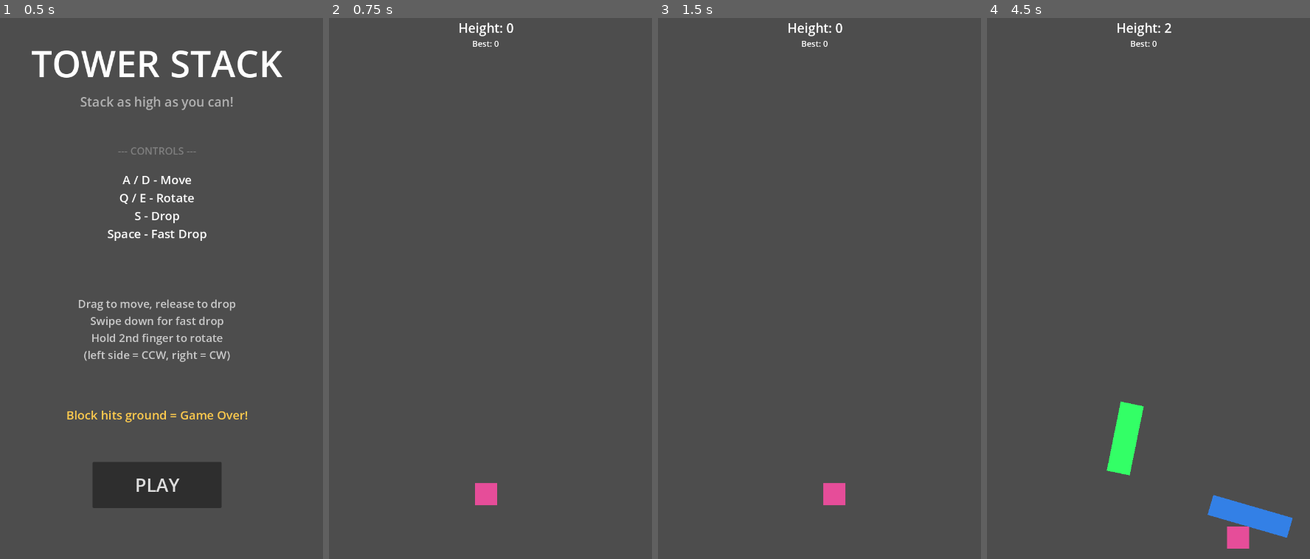
Above: before the commit, frames 1-4 (left to right).
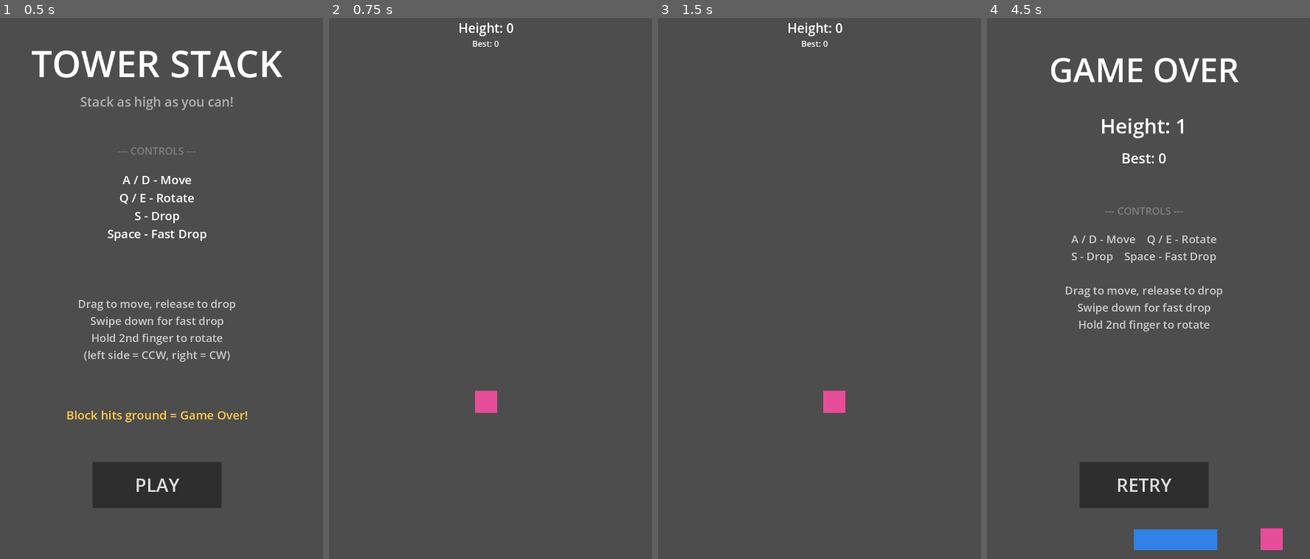
Above: after the commit, the same moments.

Repository: CuriousCrow123/TowerGame
Game: Godot game, scene res://main/main.tscn
Same seed, same stepped clock (60 frames per second), same inputs: the game is played once before the commit and once after it.
Inputs (mouse positions are in pixels of both pictures, inside the frame that each line leads up to):
- Up to frame 1 (0.5 s): no input
- Up to frame 2 (0.75 s): click "PLAY" at 0.5 s
- Up to frame 3 (1.5 s): tap Enter at 1.25 s; move the mouse to (887, 277) at 1.27 s; hold Right from 1.28 s (still down); hold Shift from 1.28 s (still down); click (887, 277) at 1.42 s
- Up to frame 4 (4.5 s): tap Space at 1.52 s; release Right at 2 s; release Shift at 2 s; drag from (1077, 337) to (1125, 423) at 2.02 s; move the mouse to (1177, 174) at 2.77 s; hold Right 2.78-3.5 s; tap Ctrl at 2.85 s; click (1177, 174) at 2.92 s; drag from (1125, 423) to (1045, 218) at 3.52 s; move the mouse to (1242, 391) at 4.27 s; hold Left from 4.28 s (still down); tap E at 4.35 s; click (1242, 391) at 4.42 s

Frame 1 is identical in both runs. In frame 2, 0.6% of the frame differs, in the area x 45-53%, y 68-91%; in frame 3, 0.6%; in frame 4, 9.8%, in the area x 19-95%, y 0-99%.

Commit message:
fix: touch controls on mobile web + increase drop height
Set mouse_filter = IGNORE on all non-button UI elements so touch events
pass through to gameplay _unhandled_input. Increase spawn margin to 350px
for a longer drop.

Co-Authored-By: Claude Opus 4.6 (1M context) <noreply@anthropic.com>

Diff:
--- a/features/gameplay/scripts/gameplay_controller.gd
+++ b/features/gameplay/scripts/gameplay_controller.gd
@@ -4,7 +4,7 @@
 const GROUND_Y: float = 1200.0
 const SPAWN_X: float = 360.0
 const SPAWN_DELAY: float = 0.2
-const SPAWN_MARGIN: float = 150.0
+const SPAWN_MARGIN: float = 350.0
 
 const _BLOCK_SCENE_PATH: String = "res://features/blocks/scenes/block.tscn"
 var _block_scene: PackedScene
--- a/features/ui/scripts/game_over_panel.gd
+++ b/features/ui/scripts/game_over_panel.gd
@@ -12,6 +12,9 @@
 	assert(_restart_button != null, "GameOverPanel: RestartButton not found")
 	set_process(false)
 	set_physics_process(false)
+	mouse_filter = Control.MOUSE_FILTER_IGNORE
+	_final_score_label.mouse_filter = Control.MOUSE_FILTER_IGNORE
+	_high_score_label.mouse_filter = Control.MOUSE_FILTER_IGNORE
 	_restart_button.pressed.connect(_on_restart_pressed)
 	Events.game_over.connect(_on_game_over)
 	hide()
--- a/features/ui/scripts/hud.gd
+++ b/features/ui/scripts/hud.gd
@@ -10,6 +10,8 @@
 	assert(_high_score_label != null, "HUD: HighScoreLabel not found")
 	set_process(false)
 	set_physics_process(false)
+	_score_label.mouse_filter = Control.MOUSE_FILTER_IGNORE
+	_high_score_label.mouse_filter = Control.MOUSE_FILTER_IGNORE
 	Events.score_changed.connect(_on_score_changed)
 	Events.high_score_beaten.connect(_on_high_score_beaten)
 	Events.game_started.connect(_on_game_started)
--- a/features/ui/scripts/main_menu.gd
+++ b/features/ui/scripts/main_menu.gd
@@ -8,6 +8,7 @@
 	assert(_play_button != null, "MainMenu: PlayButton not found")
 	set_process(false)
 	set_physics_process(false)
+	mouse_filter = Control.MOUSE_FILTER_IGNORE
 	_play_button.pressed.connect(_on_play_pressed)
 
 
